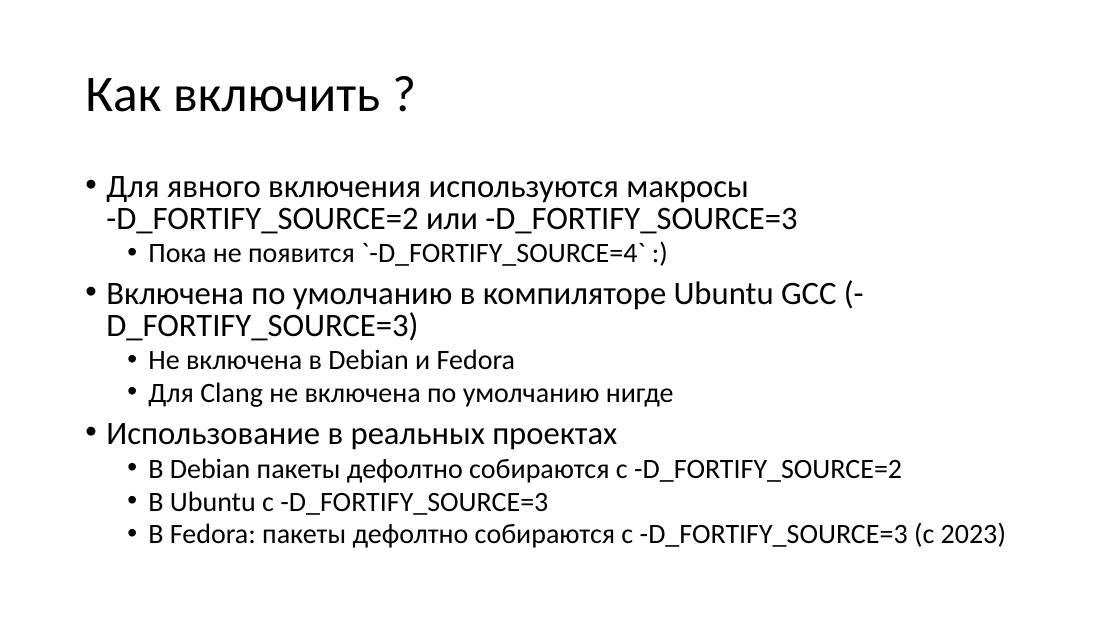
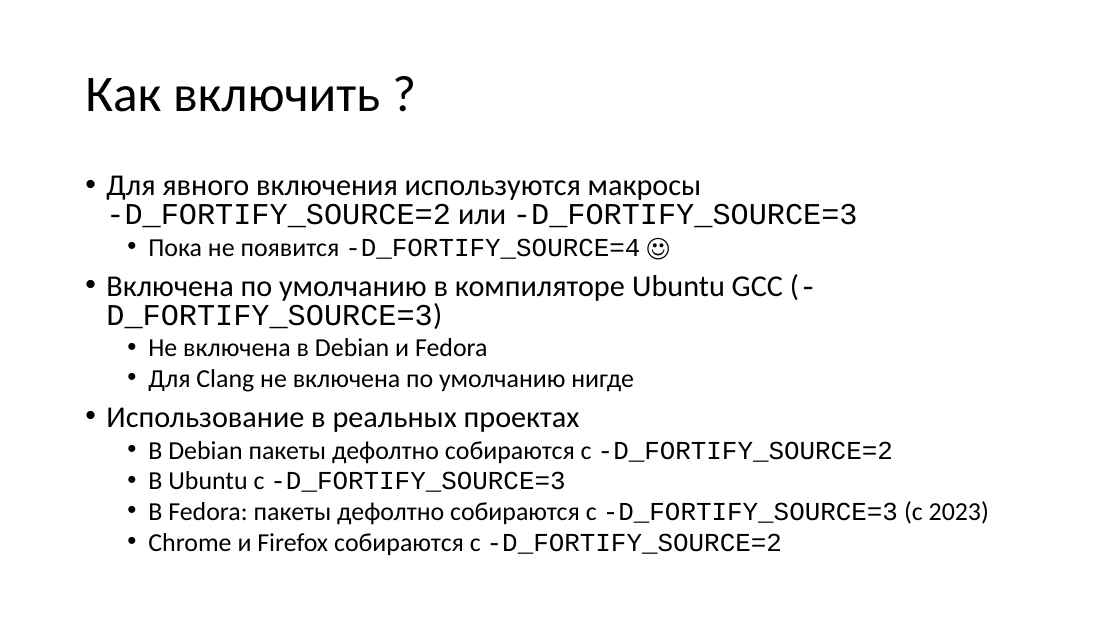
Before and after one commit to yugr/slides, a slide deck: slide 37 of CppZeroCost/2025/RU.pptx. Drawn at 1120x630 pixels with LibreOffice and Linux fonts; fonts in the diff are those of the drawing. Boxes give left, top, right and bottom in pixels: in the first picture for what was removed or moved away, otherwise in the second. Text is boxed around its words. In the diff, an @@ line names an element or a change of style, - is before the commit and + after.

```diff
--- a/CppZeroCost/2025/RU.pptx
+++ b/CppZeroCost/2025/RU.pptx
@@ text at [106, 175, 989, 525]: size 28 to 25.9 pt in "Для явного включения используются макросы -D_FORTIFY_SOURCE= ...", "Включена по умолчанию в компиляторе Ubuntu GCC ...", "Использование в реальных проектах"; font Calibri to Courier New in "-D_FORTIFY_SOURCE=2 -D_FORTIFY_SOURCE=3", "(-D_FORTIFY_SOURCE=3)", "-D_FORTIFY_SOURCE=2", "-D_FORTIFY_SOURCE=3" and 1 more places; size 24 to 22.2 pt in "Не включена в Debian и Fedora", "Для Clang не включена по умолчанию нигде", "В Debian пакеты дефолтно собираются с -D_FORTIFY_SOURCE=2", "В Ubuntu с -D_FORTIFY_SOURCE=3" and 1 more places @@
@@ text at [148, 238, 640, 259]: text changed; size 24 to 22.2 pt; font Calibri to Courier New @@
-  • Пока не появится `-D_FORTIFY_SOURCE=4` :)
+  • Пока не появится -D_FORTIFY_SOURCE=4 ☺
@@ text at [148, 533, 782, 556]: paragraph added @@
+  • Chrome и Firefox собираются с -D_FORTIFY_SOURCE=2
```
Also in this commit, not shown: 16 other slides changed, 4 slides added, 1 slide removed, 3 other files.
